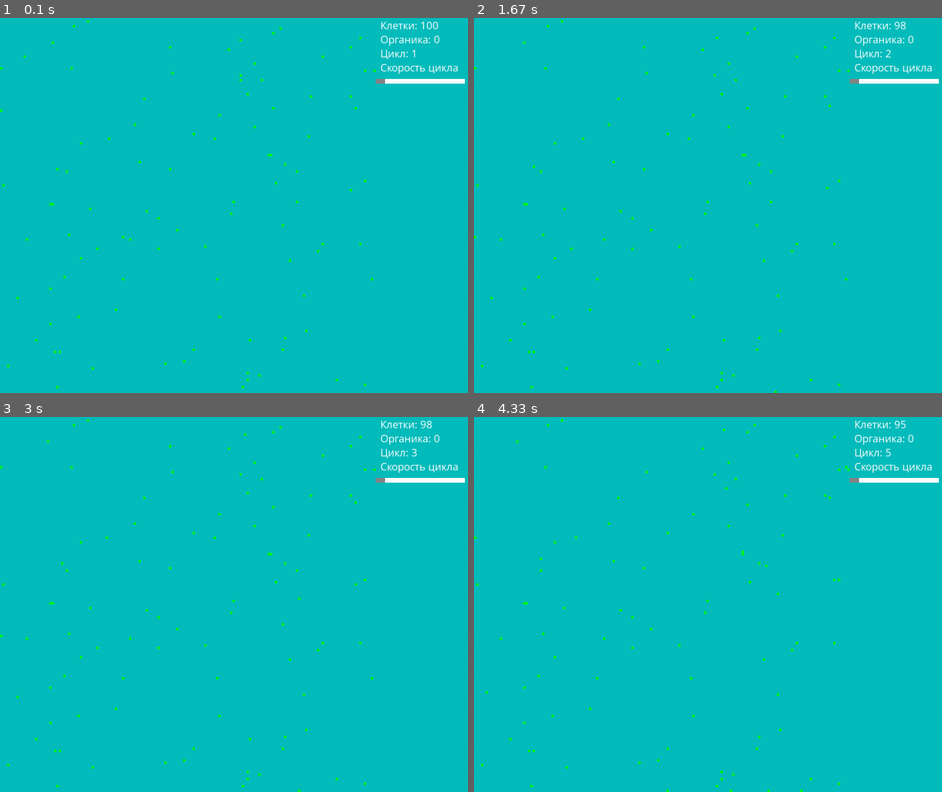
Above: before the commit, frames 1-4 (two rows, left to right).
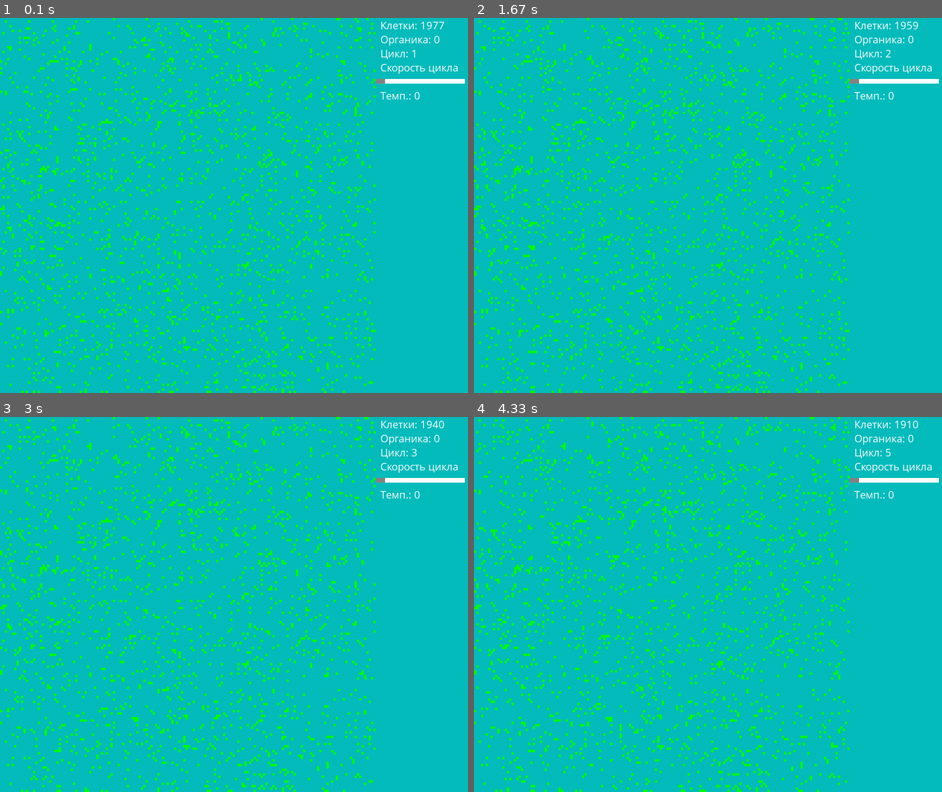
Above: after the commit, the same moments.

Repository: PilotOfAsuka/CellLabPython
Game: pygame game, started from main.py
The game is run twice, just before and just after one commit, with the same random seed, the same clock (stepped at 60 frames per second) and the same inputs.
Inputs (mouse positions are in pixels of both pictures, inside the frame that each line leads up to):
- Up to frame 1 (0.1 s): no input
- Up to frame 2 (1.67 s): no input
- Up to frame 3 (3 s): press the mouse at (421, 480) at 2.43 s; move the mouse to (313, 600) at 2.53 s; move the mouse to (201, 724) at 2.63 s; release the mouse at (201, 724) at 2.67 s
- Up to frame 4 (4.33 s): no input

The runs differ from the first frame. In frame 1, 7.3% of the frame differs, in the area x 0-95%, y 0-100%; in frame 2, 7.2%; in frame 3, 7.2%; in frame 4, 7.1%.

Commit message:
0.0.1 Weather
Погода добавлена функция погоды

Diff:
--- a/app.py
+++ b/app.py
@@ -4,6 +4,8 @@
 import colors
 import main
 import gui
+import func
+import genome
 # Класс Арр определяет окно Pygame и его цикл
 class App:
     def __init__(self):
@@ -30,6 +32,8 @@
             surface.Surface.update_surface()
             self.draw()
             gui.count_of_cicle += 1
+            func.count_of_cicle += 1
+            genome.temp, genome.illumination, genome.sun_coord = func.update_weather()
             self.gui.draw_gui()
             pygame.display.flip()
             main.clock.tick(gui.speed_slider.val)# FPS пока так топорно меняем скорость циклов :(
--- a/configs.py
+++ b/configs.py
@@ -1,5 +1,4 @@
-import func
-import genome
+
 import pygame
 # Установка размеров окна
 size = width, height = 1000, 800
@@ -12,18 +11,8 @@
 CELL_SIZE = 5 # Размер клетки изменяя этот параметр меняется масштаб
 GRID_SIZE_W = (width - gui_ofset) // CELL_SIZE # Задаем ширину сетки мира (-200 Это отступ для интерфеса)
 GRID_SIZE_H = height // CELL_SIZE # Задаем высоту сетки мира
-START_NUM_OF_CELL = 100 # Стартовое число клеток при создании мира
+START_NUM_OF_CELL = 2000 # Стартовое число клеток при создании мира
 gen_size = 64 # Размер гена
-
-
-# Инициализация двумерного массива мира
-world_grid = [[None for _ in range(GRID_SIZE_W)] for _ in range(GRID_SIZE_H)] # Мир в котором живут клетки
-
-# Инициализация начальных клеток в мире
-for _ in range(START_NUM_OF_CELL):
-    x, y = func.random_position(world_grid)
-    bot = genome.BotGenome(x=x, y=y)
-    world_grid[y][x] = bot
 
 # Кортеж направлений
 move_directions = (
--- a/func.py
+++ b/func.py
@@ -1,6 +1,12 @@
 import random
 import configs as cfg
 import pygame
+import numpy as np
+
+
+count_of_cell = 0 # Счетчик кол-во клеток
+count_of_food = 0 # Счетчик кол-во органики
+count_of_cicle = 0 # Счетчик кол-во циклов
 #Здесь можно хранить одиночные функции
 
 # Функция для генерации случайной свободной позиции
@@ -14,13 +20,13 @@
 
 
 # функция получения свободного места вокруг
-def get_free_adjacent_positions(position):
+def get_free_adjacent_positions(position, world_grid):
     x, y = position
     free_positions = []
     for dx, dy in cfg.move_directions:
         nx = (x + dx) % cfg.GRID_SIZE_W
         ny = y + dy if -1 < y + dy < cfg.GRID_SIZE_H else y
-        if cfg.world_grid[ny][nx] is None:
+        if world_grid[ny][nx] is None:
             free_positions.append((nx, ny))
     return free_positions # Возврат свободных позиций
 
@@ -36,3 +42,36 @@
     x, y = obj.position
     rect = pygame.Rect(x * cfg.CELL_SIZE, y * cfg.CELL_SIZE, cfg.CELL_SIZE, cfg.CELL_SIZE)
     pygame.draw.rect(cfg.screen, obj.color, rect)
+
+# Функция погоды
+# Принимает размер мира, текущий цикл и количество органики в данный момент
+# Возвращает Температуру, силу света, и положение солнца
+def weather_simulation(world_size_x, world_size_y, cycle, organic_amount):
+    # Температура зависит от количества органики и цикла (для простоты используем простую функцию)
+    # Основное изменение температуры (от -15 до 15 и обратно) с использованием синусоидальной функции
+    base_temperature = 15 * np.sin(np.radians(cycle % 360))
+    # Корректировка температуры на основе количества еды (небольшое влияние)
+    food_temperature_effect = (organic_amount / 1000) - 0.5  # Например, масштабирование эффекта от -0.5 до +0.5
+    # Итоговая температура с учетом корректировки
+    temperature = np.clip(base_temperature + food_temperature_effect, -15, 15)
+
+    # Положение солнца зависит от цикла, оно движется от левого верхнего до правого нижнего угла
+    sun_x = (cycle % world_size_x)
+    sun_y = (cycle % world_size_y)
+
+    # Сила освещенности зависит от положения солнца (простое представление)
+    illumination = np.clip(100 - (abs(sun_x - world_size_x/2) + abs(sun_y - world_size_y/2)), 0, 100)
+
+    return temperature, illumination, (sun_x, sun_y)
+
+def update_weather():
+    temperature, illumination, sun_coord = weather_simulation(cfg.GRID_SIZE_W,cfg.GRID_SIZE_H, count_of_cicle,count_of_food)
+    return int(temperature), int(illumination), sun_coord
+
+# функция чормализации значения один диапазон в другой (например кол-во потребления энергии от 0 до 200 зависит от температуры, или другого значенмия)
+def normalize_value(input_value, original_min, original_max, target_min, target_max):
+
+    # Преобразуем исходное значение в диапазоне от 0 до 1
+    normalized = (input_value - original_min) / (original_max - original_min)
+    # Преобразуем нормализованное значение в целевой диапазон
+    return normalized * (target_max - target_min) + target_min
--- a/genome.py
+++ b/genome.py
@@ -2,8 +2,10 @@
 import configs as cfg
 import func
 import objects as objs
+import surface
+import numpy as np
 
-
+temp, illumination, sun_coord = 0,0,(0,0)
 # Класс BotGenome, определяющий поведение и свойства бота
 class BotGenome:
     def __init__(self, food = 500, x = 0, y = 0, color=(0, 255, 0), genome=None):
@@ -20,11 +22,11 @@
         # Проверка на смерть бота, если его пищи нет
         if self.food < 0: # Условие смерти клетки при отрецательной энергии
             x, y = self.position
-            cfg.world_grid[y][x] = None  # Удаление бота из сетки
+            surface.world_grid[y][x] = None  # Удаление бота из сетки
         if self.food >= 1000: # Условие для деления клетки
             self.reproduce()
 
-        self.food -= 5 # За то что клетка думает она теряет энергию
+        self.food -= func.normalize_value(temp,-15,15, 20,10) # За то что клетка думает она теряет энергию
         command = self.genome[self.ptr] # УТК
         self.execute_command(command) # Выполнение команды генома (УТК)
 
@@ -45,7 +47,7 @@
 
     # Функция фотосинтеза
     def photosynthesis(self):
-        self.food += 100 # Логика получения энергии при фотосинтезе
+        self.food += func.normalize_value(self.food_consumption(),0, 100, 20, 70) + func.normalize_value(temp, -15,15,-10,20)# Логика получения энергии при фотосинтезе
         self.food = min(self.food, self.MAX_ENERGY)  # Ограничиваем максимальное количество энергии
         self.move_ptr()# Переход УТК
 
@@ -74,28 +76,28 @@
         new_y = y + dy if -1 < y + dy < cfg.GRID_SIZE_H else y
 
             # Проверка, свободна ли новая позиция
-        if cfg.world_grid[new_y][new_x] is None:
+        if surface.world_grid[new_y][new_x] is None:
             # Освобождаем текущую позицию
-            cfg.world_grid[y][x] = None
+            surface.world_grid[y][x] = None
             # Перемещаем бота на новую позицию
-            cfg.world_grid[new_y][new_x] = self
+            surface.world_grid[new_y][new_x] = self
             self.position = new_x, new_y
             # Уменьшение количества еды бота за движение
-            self.food -= 10 # Логика расхода энергии
+            self.food -= func.normalize_value(temp,-15,15, 50,0)# Логика расхода энергии
 
-        elif isinstance(cfg.world_grid[new_y][new_x], objs.Food):# Если куда хочет шагнуть клетка есть еда
+        elif isinstance(surface.world_grid[new_y][new_x], objs.Food):# Если куда хочет шагнуть клетка есть еда
             # Освобождаем текущую позицию
-            cfg.world_grid[y][x] = None
+            surface.world_grid[y][x] = None
             # Освобождаем позицию клетки с едой
-            cfg.world_grid[new_y][new_x] = None
+            surface.world_grid[new_y][new_x] = None
             # Перемещаем бота на новую позицию
-            cfg.world_grid[new_y][new_x] = self
+            surface.world_grid[new_y][new_x] = self
             self.position = (new_x, new_y)
             self.food += 1 # Логика расхода энергии
             dir_index = (self.ptr + 3) % len(self.genome)
             self.ptr = (self.ptr + self.genome[dir_index]) % len(self.genome)
 
-        elif isinstance(cfg.world_grid[new_y][new_x], BotGenome):# Если куда хочет шагнуть клетка есть такая же клетка
+        elif isinstance(surface.world_grid[new_y][new_x], BotGenome):# Если куда хочет шагнуть клетка есть такая же клетка
                 dir_index = (self.ptr + 2) % len(self.genome)
                 self.ptr = (self.ptr + self.genome[dir_index]) % len(self.genome)
 
@@ -112,13 +114,13 @@
     # функция деления
     def reproduce(self):
         # Получаем список свободных позиций вокруг бота
-        free_positions = func.get_free_adjacent_positions(self.position)
+        free_positions = func.get_free_adjacent_positions(self.position, surface.world_grid)
 
         if not free_positions:
             x, y = self.position
-            cfg.world_grid[y][x] = None# Удаление бота из сетки если Нет свободных позиций для размножения
+            surface.world_grid[y][x] = None# Удаление бота из сетки если Нет свободных позиций для размножения
             if random.random() < 0.2:
-                cfg.world_grid[y][x] = objs.Food(self, x=x,y=y,food=100) # С шансом 20 процентов после смерти бота появляется органика (Если нету места для размножения)
+                surface.world_grid[y][x] = objs.Food(self, x=x,y=y,food=100) # С шансом 20 процентов после смерти бота появляется органика (Если нету места для размножения)
             return
 
         # Выбираем случайную свободную позицию для нового бота
@@ -133,5 +135,15 @@
         # Создаем нового бота с мутированным геномом
         new_color = (self.color[0], max(self.color[1] - 1, 90), 0)# Смещаем цвета
         new_bot = BotGenome(food=self.food // 2, x=x, y=y, color=new_color, genome=new_genome)# Создание нового бота
-        cfg.world_grid[y][x] = new_bot # Помещаем ннового бота в мир
+        surface.world_grid[y][x] = new_bot # Помещаем ннового бота в мир
         self.food //= 2 # Разделяем энергию между родительской и дочерней клетки
+
+        # функция потребления еды взависимости от растояния и силы освещенности
+    def food_consumption(self):
+        x_obj, y_obj = self.position
+        x_sun, y_sun = sun_coord
+        # Вычисление расстояния между объектом и солнцем
+        distance = np.sqrt((x_obj - x_sun)**2 + (y_obj - y_sun)**2)
+        food_consumption = np.clip((illumination / 2) + (100 / (distance + 1)), 0, 200)
+
+        return int(food_consumption)
--- a/gui.py
+++ b/gui.py
@@ -3,7 +3,7 @@
 import colors as c
 import main
 import pygame
-
+import genome
 # Класс Slider
 class Slider:
     def __init__(self, x, y, w, h, min_val, max_val):
@@ -52,3 +52,4 @@
     # Отрисовка текста "Скорость"
     draw_text("Скорость цикла","",cfg.width - cfg.gui_ofset + gui_ofset_x , gui_ofset_y + line_text_ofset * 3)
     speed_slider.draw(cfg.screen)
+    draw_text("Tемп.:",genome.temp,cfg.width - cfg.gui_ofset + gui_ofset_x , gui_ofset_y + line_text_ofset * 5)
--- a/objects.py
+++ b/objects.py
@@ -1,4 +1,3 @@
-import pygame
 import colors as c
 
 # Класс еды просто болванка
--- a/surface.py
+++ b/surface.py
@@ -3,6 +3,15 @@
 import func
 import objects as objs
 import gui
+
+# Инициализация двумерного массива мира
+world_grid = [[None for _ in range(cfg.GRID_SIZE_W)] for _ in range(cfg.GRID_SIZE_H)] # Мир в котором живут клетки
+
+# Инициализация начальных клеток в мире
+for _ in range(cfg.START_NUM_OF_CELL):
+    x, y = func.random_position(world_grid)
+    bot = genome.BotGenome(x=x, y=y)
+    world_grid[y][x] = bot
 # Класс Surface определяет мир или же поверхноть для отрисовки
 class Surface:
     def __init__(self, surface):
@@ -13,20 +22,24 @@
     def draw_objs(self):
         gui.count_of_cell = 0
         gui.count_of_food = 0
+        func.count_of_cell = 0
+        func.count_of_food = 0
         for y in range(cfg.GRID_SIZE_H):
             for x in range(cfg.GRID_SIZE_W):
-                obj = cfg.world_grid[y][x]
+                obj = world_grid[y][x]
                 if isinstance(obj, genome.BotGenome):
                     func.draw_obj(obj)
                     gui.count_of_cell += 1
+                    func.count_of_cell += 1
                 if isinstance(obj, objs.Food):
                     gui.count_of_food += 1
+                    func.count_of_food += 1
                     func.draw_obj(obj)
 
     # Функция обновления обьектов в мире
     def update_surface():
         for y in range(cfg.GRID_SIZE_H):
             for x in range(cfg.GRID_SIZE_W):
-                obj = cfg.world_grid[y][x]
+                obj = world_grid[y][x]
                 if isinstance(obj, genome.BotGenome):
                     obj.execute_genome()
